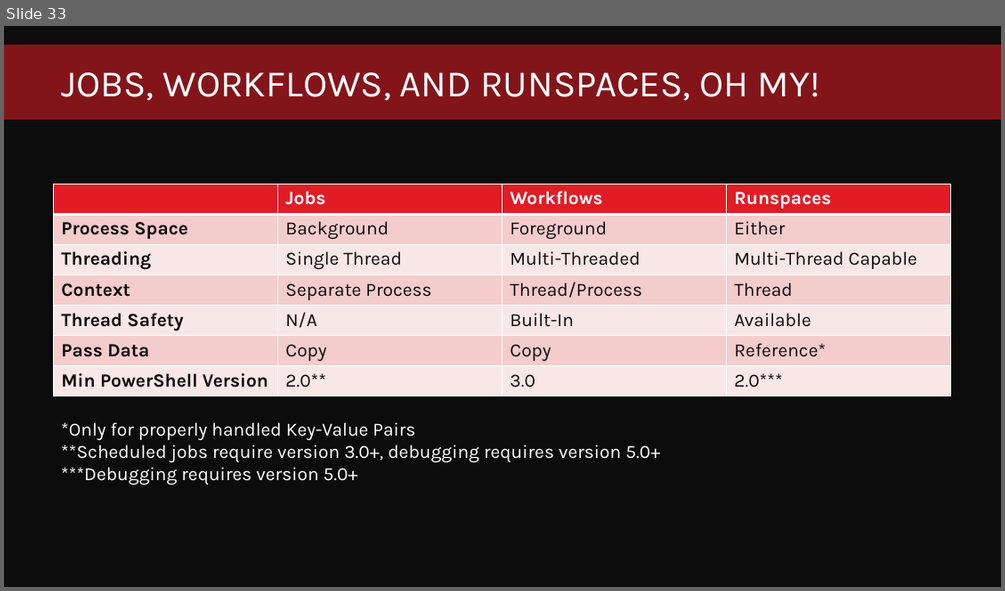
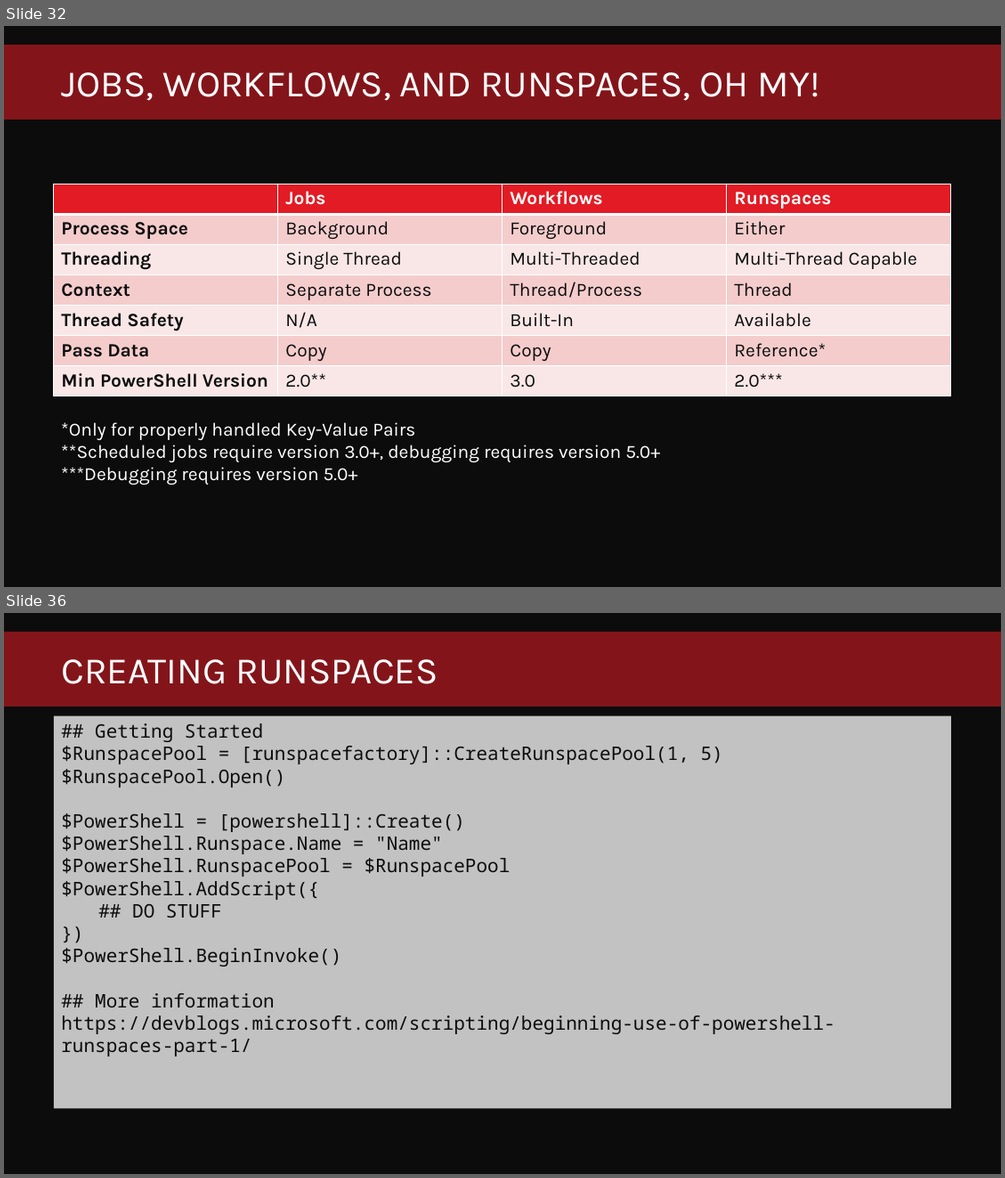
Before and after one commit to DumpsterDave/MMS-MOA-2020, a slide deck: Performance PowerShell/Performance PowerShell.pptx. Shown one above the other, each under a label of ours: slide 33 before the commit, slides 32 and 36 after it; the slides between them are not shown. The pictures are 1005x591 and 1005x1178 pixels, drawn with LibreOffice and Linux fonts; fonts in the diff are those of the drawing; background and template pictures are left out. Boxes give left, top, right and bottom in pixels: in the first picture for what was removed or moved away, otherwise in the second. Text is boxed around its words. In the diff, an @@ line names an element or a change of style, - is before the commit and + after.

```diff
--- a/Performance PowerShell/Performance PowerShell.pptx
+++ b/Performance PowerShell/Performance PowerShell.pptx
@@ slide 36 added at [4,613,1001,1174], background #0C0C0C; not listed: 1 template element that a slide beside it also shows @@
@@ title added at [61,659,438,684], 36 pt, text #FFFFFF @@
+CREATING RUNSPACES
@@ text added at [54,716,952,1109], fill #FFFFFF at 75% opacity, 18 pt, text #0C0C0C @@
+## Getting Started
+$RunspacePool = [runspacefactory]::CreateRunspacePool(1, 5)
+$RunspacePool.Open()
+$PowerShell = [powershell]::Create()
+$PowerShell.Runspace.Name = "Name"
+$PowerShell.RunspacePool = $RunspacePool
+$PowerShell.AddScript({
+## DO STUFF
+})
+$PowerShell.BeginInvoke()
+## More information
+https://devblogs.microsoft.com/scripting/beginning-use-of-powershell-runspaces-part-1/
@@ what was slide 33 is now slide 32 @@
```
Also in this commit, not shown: 1 slide changed, 8 other slides added, 1 slide removed.
